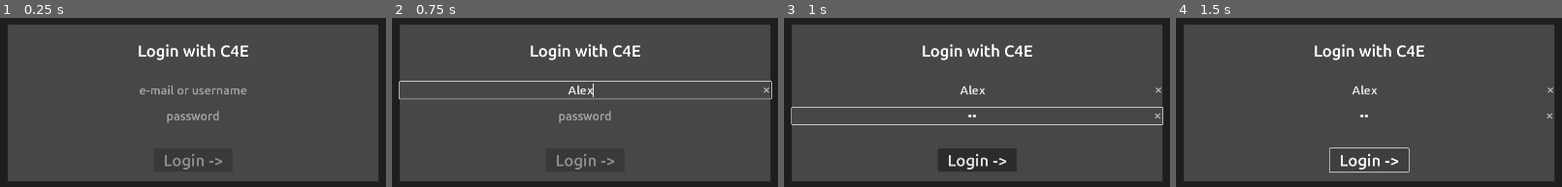
Above: before the commit, frames 1-4 (left to right).
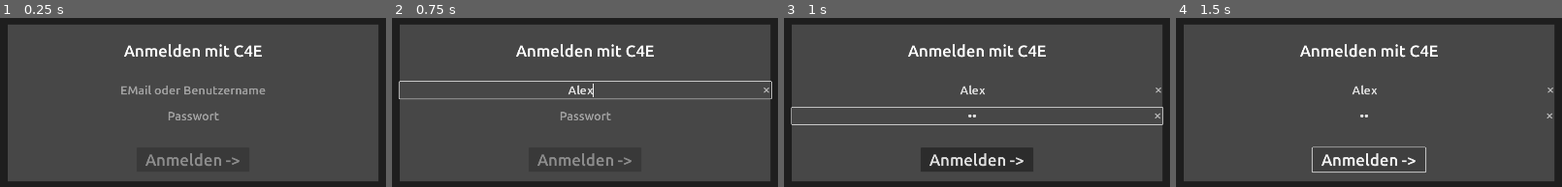
Above: after the commit, the same moments.

Repository: cake4everyone/Quiz4Everyone
Game: Godot game, scene res://scenes/login.tscn
Same seed, same stepped clock (60 frames per second), same inputs: the game is played once before the commit and once after it.
Inputs (mouse positions are in pixels of both pictures, inside the frame that each line leads up to):
- Up to frame 1 (0.25 s): no input
- Up to frame 2 (0.75 s): click (585, 90) at 0.52 s; type "Alex" at 0.6 s
- Up to frame 3 (1 s): click (977, 116) at 0.75 s; type "12" at 0.83 s
- Up to frame 4 (1.5 s): click "Login ->" (after the commit: "Anmelden ->") at 1.25 s

The runs differ from the first frame. In frame 1, 3.5% of the frame differs, in the area x 31-69%, y 15-90%; in frame 2, 2.7%; in frame 3, 3.6%, in the area x 32-68%, y 15-91%; in frame 4, 2.9%.

Commit message:
changed ui texts to german

Diff:
--- a/scenes/game_end.tscn
+++ b/scenes/game_end.tscn
@@ -81,7 +81,7 @@
 layout_mode = 1
 offset_top = -40.0
 offset_right = 160.0
-text = "Answer A:"
+text = "Antwort A"
 label_settings = ExtResource("3_fxqrh")
 
 [node name="Label" type="Label" parent="Quiz/Answers/A"]
@@ -118,7 +118,7 @@
 layout_mode = 1
 offset_top = -40.0
 offset_right = 160.0
-text = "Answer B:"
+text = "Antwort B"
 label_settings = ExtResource("3_fxqrh")
 
 [node name="Label" type="Label" parent="Quiz/Answers/B"]
@@ -155,7 +155,7 @@
 layout_mode = 1
 offset_top = -40.0
 offset_right = 160.0
-text = "Answer C:"
+text = "Antwort C"
 label_settings = ExtResource("3_fxqrh")
 
 [node name="Label" type="Label" parent="Quiz/Answers/C"]
@@ -192,7 +192,7 @@
 layout_mode = 1
 offset_top = -40.0
 offset_right = 160.0
-text = "Answer D:"
+text = "Antwort D"
 label_settings = ExtResource("3_fxqrh")
 
 [node name="Label" type="Label" parent="Quiz/Answers/D"]
@@ -227,8 +227,8 @@
 anchor_bottom = 1.0
 grow_horizontal = 2
 grow_vertical = 2
-text = "You voted 1"
-label_settings = ExtResource("2_dorbm")
+text = "Du hast A gewählt"
+label_settings = ExtResource("3_fxqrh")
 horizontal_alignment = 1
 vertical_alignment = 1
 
@@ -276,9 +276,9 @@
 [node name="Label" type="Label" parent="Points"]
 custom_minimum_size = Vector2(2.08165e-12, 60)
 layout_mode = 2
-text = "Points
-"
+text = "Du Chat"
 label_settings = ExtResource("2_dorbm")
+horizontal_alignment = 3
 vertical_alignment = 2
 
 [node name="Graph" type="HBoxContainer" parent="Points"]
@@ -337,6 +337,6 @@
 grow_vertical = 0
 mouse_default_cursor_shape = 2
 theme_override_font_sizes/font_size = 40
-text = "Main Menu"
+text = "Hauptmenü"
 
 [connection signal="pressed" from="Next" to="." method="on_next_pressed"]
--- a/scenes/login.tscn
+++ b/scenes/login.tscn
@@ -28,7 +28,7 @@
 offset_top = 16.0
 offset_bottom = 114.0
 grow_horizontal = 2
-text = "Login with C4E"
+text = "Anmelden mit C4E"
 label_settings = ExtResource("2_hmd01")
 horizontal_alignment = 1
 vertical_alignment = 1
@@ -47,7 +47,7 @@
 grow_vertical = 2
 focus_next = NodePath("../Password")
 theme_override_font_sizes/font_size = 30
-placeholder_text = "e-mail or username"
+placeholder_text = "EMail oder Benutzername"
 alignment = 1
 expand_to_text_length = true
 context_menu_enabled = false
@@ -67,7 +67,7 @@
 focus_next = NodePath("../Login")
 focus_previous = NodePath("../EMail")
 theme_override_font_sizes/font_size = 30
-placeholder_text = "password"
+placeholder_text = "Passwort"
 alignment = 1
 expand_to_text_length = true
 context_menu_enabled = false
@@ -84,16 +84,16 @@
 anchor_top = 1.0
 anchor_right = 0.5
 anchor_bottom = 1.0
-offset_left = -97.5
-offset_top = -82.0
-offset_right = 97.5
+offset_left = -140.5
+offset_top = -84.0
+offset_right = 139.5
 offset_bottom = -24.0
 grow_horizontal = 2
 grow_vertical = 0
 focus_previous = NodePath("../Password")
 theme_override_font_sizes/font_size = 40
 disabled = true
-text = "Login ->"
+text = "Anmelden ->"
 
 [connection signal="text_changed" from="LoginBox/EMail" to="." method="on_email_text_changed"]
 [connection signal="text_changed" from="LoginBox/Password" to="." method="on_password_text_changed"]
--- a/scenes/menu.tscn
+++ b/scenes/menu.tscn
@@ -14,14 +14,14 @@
 anchor_top = 1.0
 anchor_right = 1.0
 anchor_bottom = 1.0
-offset_left = -264.0
-offset_top = -102.0
-offset_right = -48.0
-offset_bottom = -48.0
+offset_left = -360.0
+offset_top = -140.0
+offset_right = -60.0
+offset_bottom = -60.0
 grow_horizontal = 0
 grow_vertical = 0
 theme_override_font_sizes/font_size = 40
-text = "Start Game"
+text = "Spiel starten"
 
 [node name="ModeSelect" type="OptionButton" parent="."]
 offset_left = 56.0
--- a/scenes/question.tscn
+++ b/scenes/question.tscn
@@ -90,7 +90,7 @@
 offset_top = -60.0
 offset_right = 181.0
 offset_bottom = -14.0
-text = "Answer A:"
+text = "Antwort A"
 label_settings = ExtResource("3_24026")
 
 [node name="Label" type="Label" parent="Quiz/Answers/A"]
@@ -128,7 +128,7 @@
 offset_top = -60.0
 offset_right = 181.0
 offset_bottom = -14.0
-text = "Answer B:"
+text = "Antwort B"
 label_settings = ExtResource("3_24026")
 
 [node name="Label" type="Label" parent="Quiz/Answers/B"]
@@ -166,7 +166,7 @@
 offset_top = -60.0
 offset_right = 181.0
 offset_bottom = -14.0
-text = "Answer C:"
+text = "Antwort C"
 label_settings = ExtResource("3_24026")
 
 [node name="Label" type="Label" parent="Quiz/Answers/C"]
@@ -204,7 +204,7 @@
 offset_top = -60.0
 offset_right = 181.0
 offset_bottom = -14.0
-text = "Answer D:"
+text = "Antwort D"
 label_settings = ExtResource("3_24026")
 
 [node name="Label" type="Label" parent="Quiz/Answers/D"]
--- a/scenes/question_end.tscn
+++ b/scenes/question_end.tscn
@@ -81,7 +81,7 @@
 layout_mode = 1
 offset_top = -40.0
 offset_right = 160.0
-text = "Answer A:"
+text = "Antwort A"
 label_settings = ExtResource("3_bslnc")
 
 [node name="Label" type="Label" parent="Quiz/Answers/A"]
@@ -118,7 +118,7 @@
 layout_mode = 1
 offset_top = -40.0
 offset_right = 160.0
-text = "Answer B:"
+text = "Antwort B"
 label_settings = ExtResource("3_bslnc")
 
 [node name="Label" type="Label" parent="Quiz/Answers/B"]
@@ -155,7 +155,7 @@
 layout_mode = 1
 offset_top = -40.0
 offset_right = 160.0
-text = "Answer C:"
+text = "Antwort C"
 label_settings = ExtResource("3_bslnc")
 
 [node name="Label" type="Label" parent="Quiz/Answers/C"]
@@ -192,7 +192,7 @@
 layout_mode = 1
 offset_top = -40.0
 offset_right = 160.0
-text = "Answer D:"
+text = "Antwort D"
 label_settings = ExtResource("3_bslnc")
 
 [node name="Label" type="Label" parent="Quiz/Answers/D"]
@@ -227,8 +227,8 @@
 anchor_bottom = 1.0
 grow_horizontal = 2
 grow_vertical = 2
-text = "You voted 1"
-label_settings = ExtResource("2_ki58g")
+text = "Du hast A gewählt"
+label_settings = ExtResource("3_bslnc")
 horizontal_alignment = 1
 vertical_alignment = 1
 
@@ -276,9 +276,9 @@
 [node name="Label" type="Label" parent="Points"]
 custom_minimum_size = Vector2(2.08165e-12, 60)
 layout_mode = 2
-text = "Points
-"
+text = "Du Chat"
 label_settings = ExtResource("2_ki58g")
+horizontal_alignment = 3
 vertical_alignment = 2
 
 [node name="Graph" type="HBoxContainer" parent="Points"]
@@ -337,6 +337,6 @@
 grow_vertical = 0
 mouse_default_cursor_shape = 2
 theme_override_font_sizes/font_size = 40
-text = "Next Round..."
+text = "Nächste Runde"
 
 [connection signal="pressed" from="Next" to="." method="on_next_pressed"]
--- a/scripts/game_end.gd
+++ b/scripts/game_end.gd
@@ -25,10 +25,7 @@
 	answer.color = Color.hex(0x004200ff)
 
 	$StreamerAnswer.color = Color.hex(0x004200ff) if data.streamer_vote == data.correct else Color.hex(0x780000ff)
-	if data.streamer_vote == 0:
-		$StreamerAnswer/Label.text = "You voted nothing"
-	else:
-		$StreamerAnswer/Label.text = "You voted %s" % [String.chr(64 + data.streamer_vote)]
+	$StreamerAnswer/Label.text = "Du hast %s gewählt" % ["nichts" if data.streamer_vote == 0 else String.chr(64 + data.streamer_vote)]
 
 	var total_votes: int = data.chat_vote_count[0] + data.chat_vote_count[1] + data.chat_vote_count[2] + data.chat_vote_count[3]
 
--- a/scripts/question_end.gd
+++ b/scripts/question_end.gd
@@ -25,10 +25,7 @@
 	answer.color = Color.hex(0x004200ff)
 
 	$StreamerAnswer.color = Color.hex(0x004200ff) if data.streamer_vote == data.correct else Color.hex(0x780000ff)
-	if data.streamer_vote == 0:
-		$StreamerAnswer/Label.text = "You voted nothing"
-	else:
-		$StreamerAnswer/Label.text = "You voted %s" % [String.chr(64 + data.streamer_vote)]
+	$StreamerAnswer/Label.text = "Du hast %s gewählt" % ["nichts" if data.streamer_vote == 0 else String.chr(64 + data.streamer_vote)]
 
 	var total_votes: int = data.chat_vote_count[0] + data.chat_vote_count[1] + data.chat_vote_count[2] + data.chat_vote_count[3]
 
